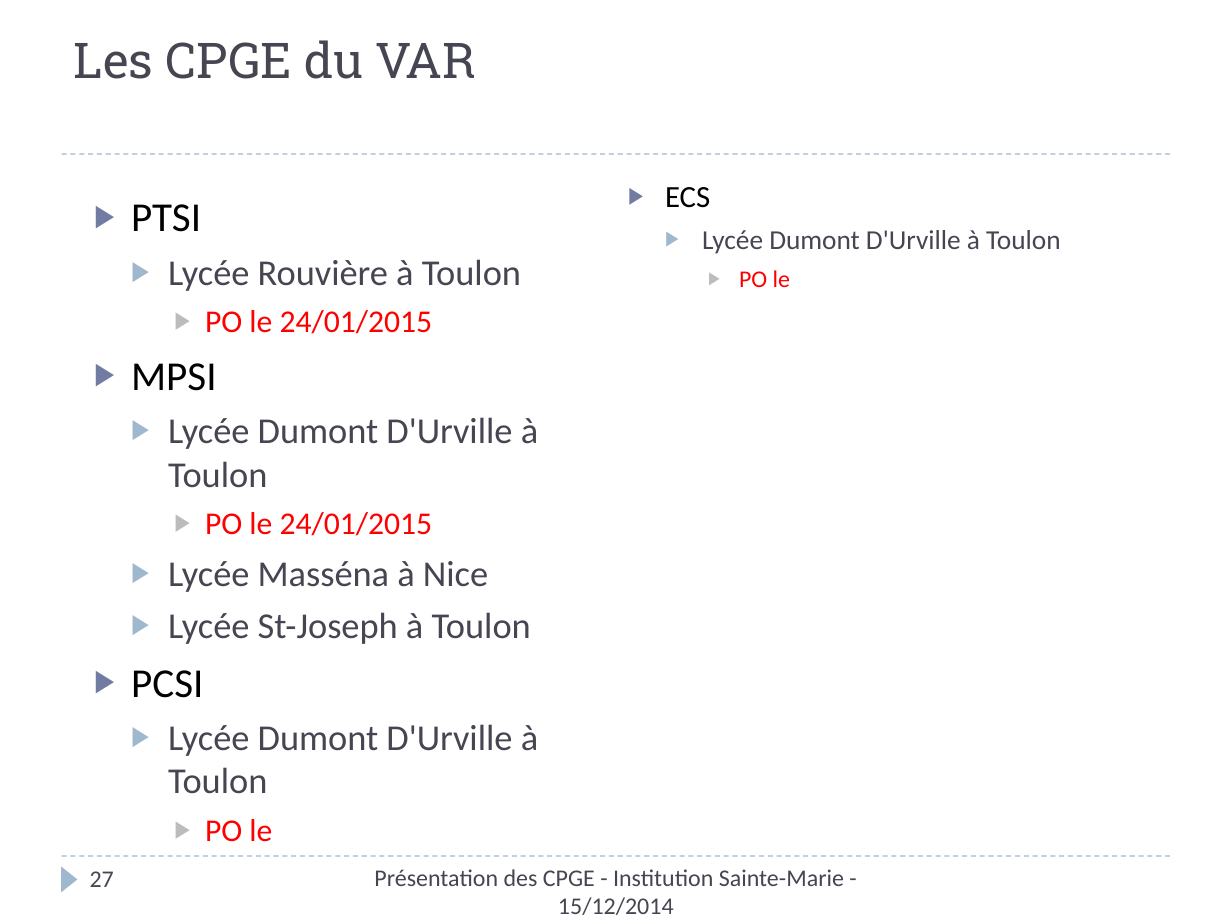
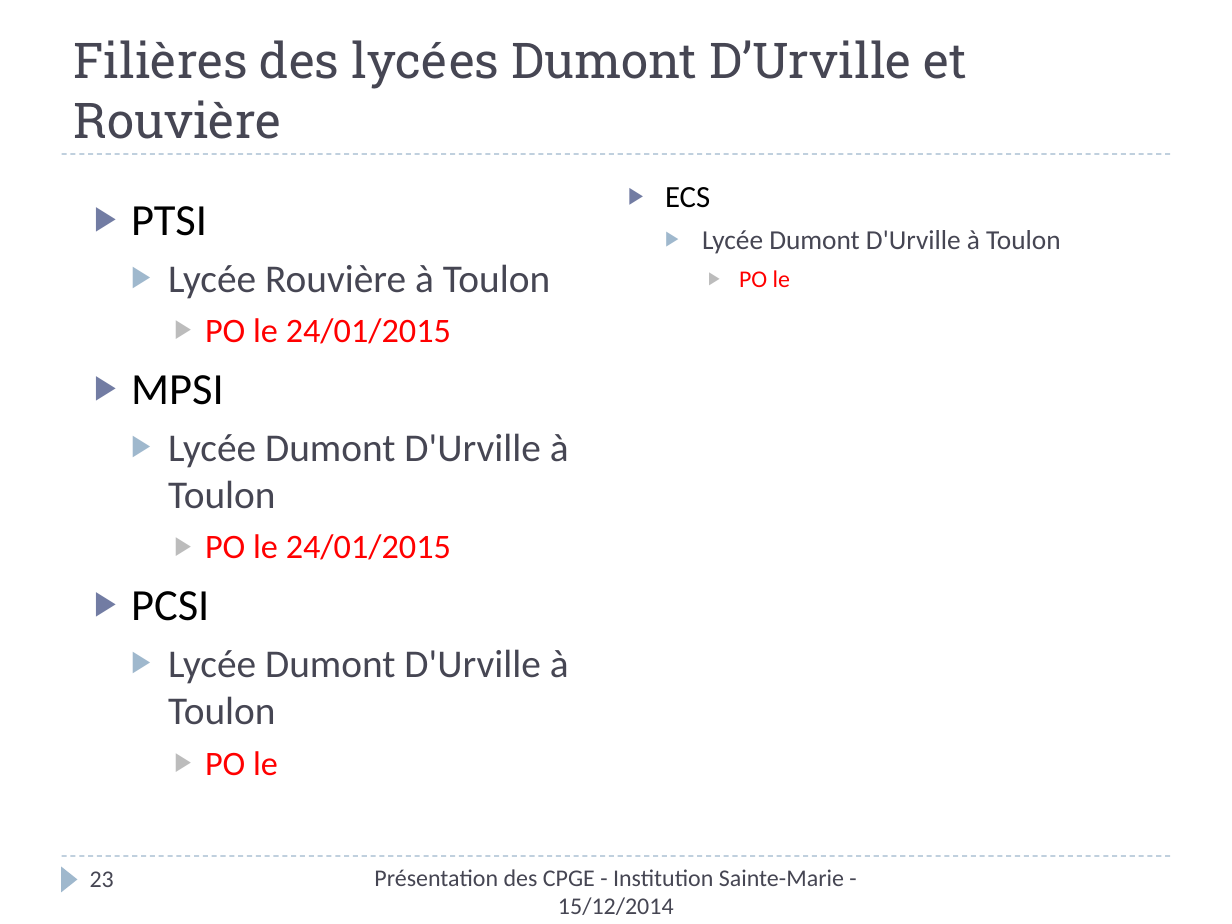
Before and after one commit to xpessoles/Orientation, a slide deck: slide 23 of Rouviere/PresentationCPGE_ISM.pptx (slide 27 before the commit). Drawn at 1232x924 pixels with LibreOffice and Linux fonts; fonts in the diff are those of the drawing. Boxes give left, top, right and bottom in pixels: in the first picture for what was removed or moved away, otherwise in the second. Text is boxed around its words. In the diff, an @@ line names an element or a change of style, - is before the commit and + after.

```diff
--- a/Rouviere/PresentationCPGE_ISM.pptx
+++ b/Rouviere/PresentationCPGE_ISM.pptx
@@ title at box(74, 40, 967, 139): text changed @@
-Les CPGE du VAR
+Filières des lycées Dumont D’Urville et Rouvière
@@ text "PTSI" at box(131, 206, 569, 776): size 24.1 to 26 pt in "PTSI", "MPSI", "PCSI"; size 21.3 to 23 pt in "Lycée Rouvière à Toulon", "Lycée Dumont D'Urville à Toulon", "Lycée Dumont D'Urville à Toulon"; size 18.5 to 20 pt in "PO le 24/01/2015", "PO le 24/01/2015", "PO le" @@
@@ text at box(168, 561, 531, 644): paragraphs removed @@
-  ▶ Lycée Masséna à Nice
-  ▶ Lycée St-Joseph à Toulon
@@ page number at box(90, 871, 114, 887): text changed @@
-27
+23
```
Also in this commit, not shown: 3 other slides changed, 4 slides removed.
